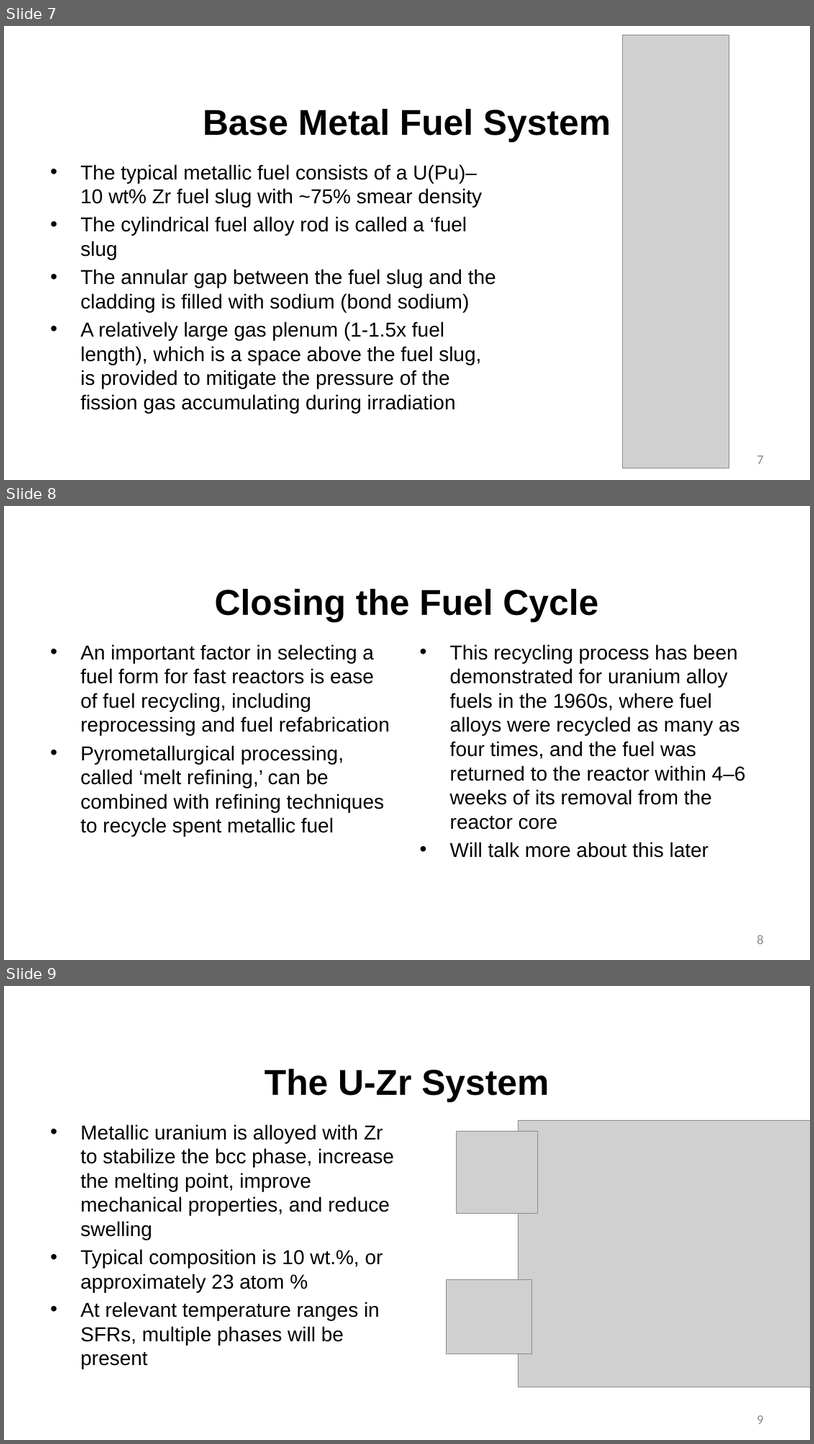
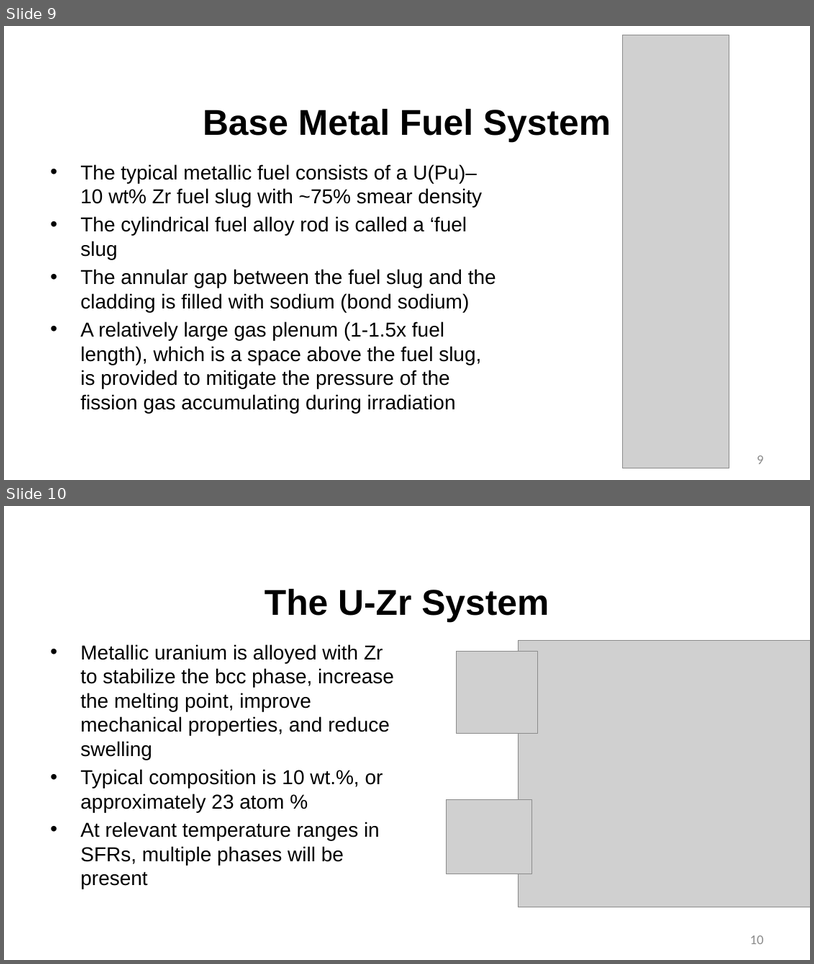
Before and after one commit to benbeeler/TEACHING, a slide deck: Advanced Reactor Materials/Fall2025/Lec9_SFRs.pptx. Shown one above the other, each under a label of ours: slides 7, 8 and 9 before the commit, slides 9 and 10 after it. The pictures are 814x1444 and 814x964 pixels, drawn with LibreOffice and Linux fonts; fonts in the diff are those of the drawing; grey boxes stand for pictures; background and template pictures are left out. Boxes give left, top, right and bottom in pixels: in the first picture for what was removed or moved away, otherwise in the second. Text is boxed around its words. In the diff, an @@ line names an element or a change of style, - is before the commit and + after.

```diff
--- a/Advanced Reactor Materials/Fall2025/Lec9_SFRs.pptx
+++ b/Advanced Reactor Materials/Fall2025/Lec9_SFRs.pptx
@@ slide 8 removed at [4, 506, 810, 960], background #FFFFFF @@
@@ title removed at [215, 589, 599, 623] @@
-Closing the Fuel Cycle
@@ text removed at [80, 644, 390, 836] @@
-• An important factor in selecting a fuel form for fast reactors is ease of fuel recycling, including reprocessing and fuel refabrication
-• Pyrometallurgical processing, called ‘melt refining,’ can be combined with refining techniques to recycle spent metallic fuel
@@ text removed at [450, 644, 746, 857] @@
-• This recycling process has been demonstrated for uranium alloy fuels in the 1960s, where fuel alloys were recycled as many as four times, and the fuel was returned to the reactor within 4–6 weeks of its removal from the reactor core
-• Will talk more about this later
@@ page number removed at [757, 934, 764, 944] @@
-8
@@ what was slide 7 is now slide 9 @@
@@ page number at [757, 455, 764, 464]: text changed @@
-7
+9
@@ what was slide 9 is now slide 10 @@
@@ page number at [751, 935, 764, 944]: text changed @@
-9
+10
```
Also in this commit, not shown: 7 slides changed, 2 slides added, 22 other slides removed, 7 other files.
